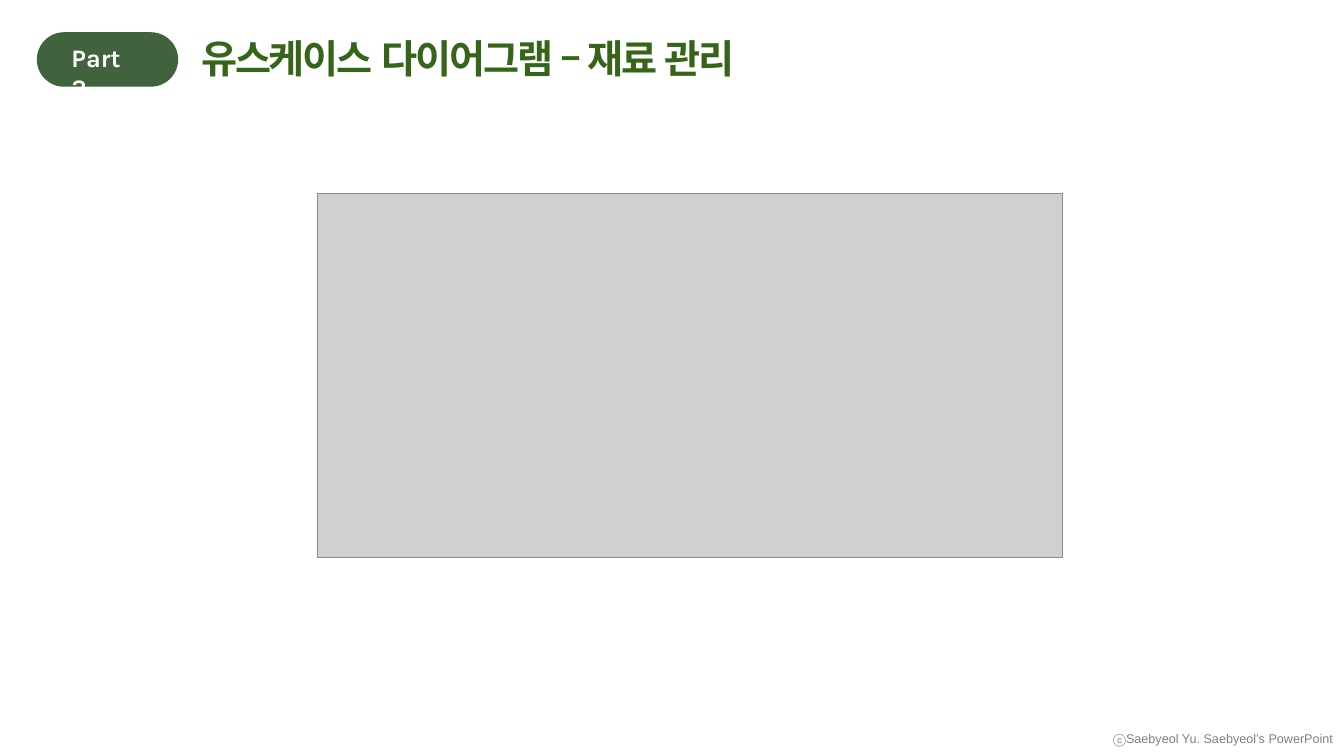
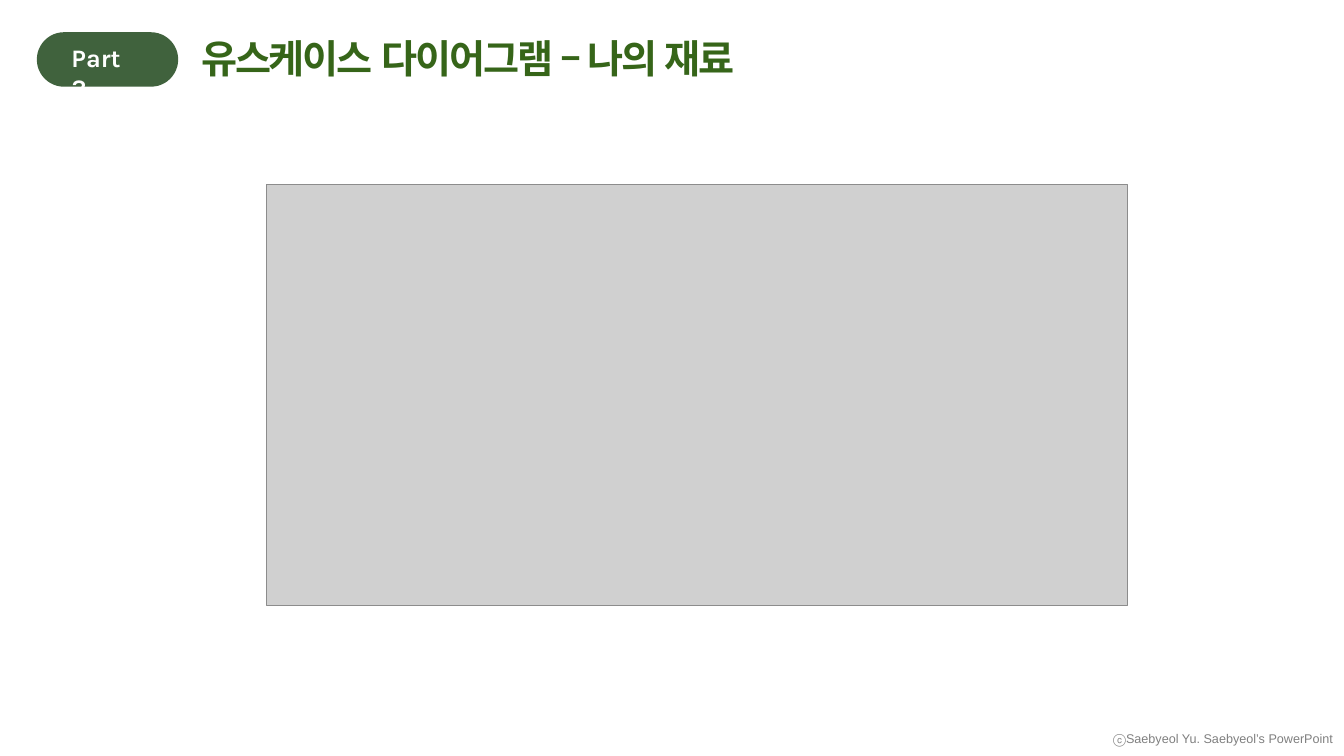
Before and after one commit to Yoon-jae-min/UsecaseDiagram, a slide deck: slide 17 of 수정/2조 요구사항 확인, 유스케이스(발표).pptx. Drawn at 1344x756 pixels with LibreOffice and Linux fonts; fonts in the diff are those of the drawing; grey boxes stand for pictures. Boxes give left, top, right and bottom in pixels: in the first picture for what was removed or moved away, otherwise in the second. Text is boxed around its words. In the diff, an @@ line names an element or a change of style, - is before the commit and + after.

```diff
--- a/수정/2조 요구사항 확인, 유스케이스(발표).pptx
+++ b/수정/2조 요구사항 확인, 유스케이스(발표).pptx
@@ text at <box>201,40,735,77</box>: text changed @@
-유스케이스 다이어그램 – 재료 관리
+유스케이스 다이어그램 – 나의 재료
@@ picture: place and size @@
-picture at <box>318,194,1063,558</box>
+picture at <box>267,185,1128,605</box>
```
Also in this commit, not shown: 15 other slides changed.
